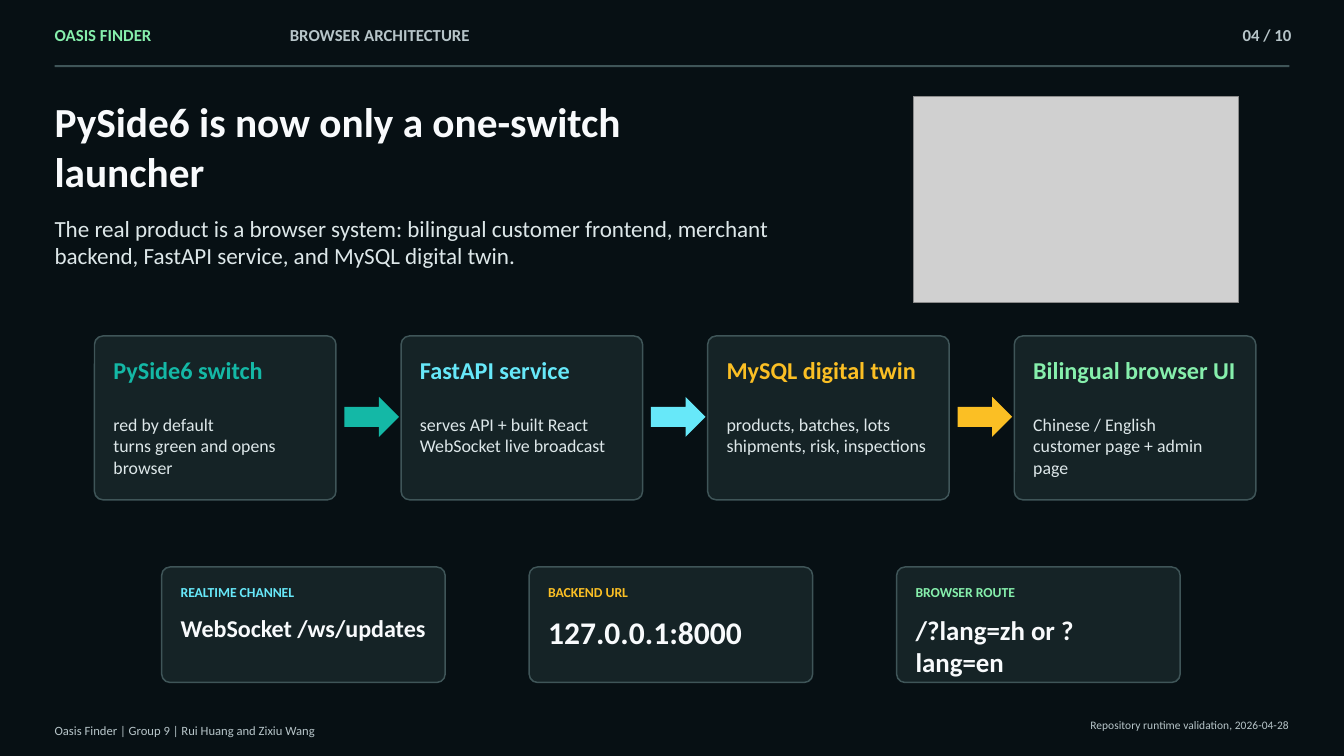
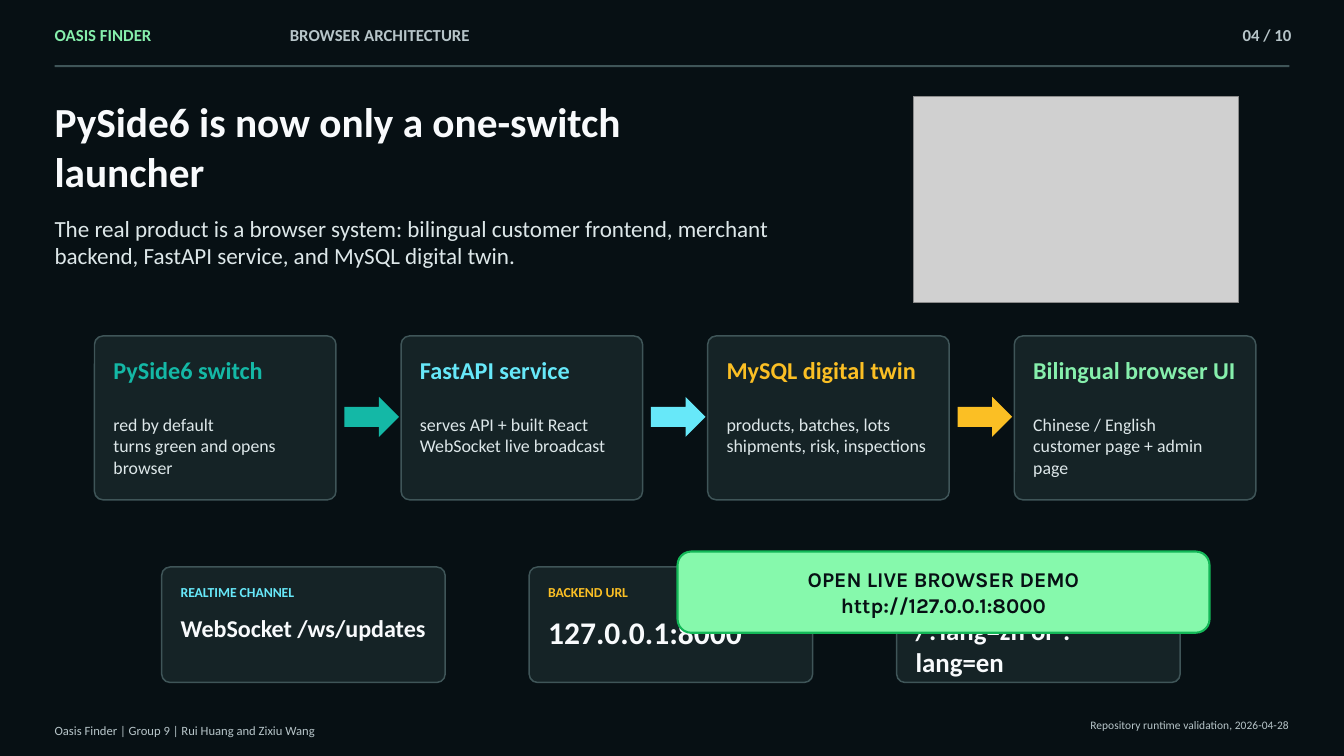
Before and after one commit to 3351666087/Oasis-Finder, a slide deck: slide 4 of outputs/oasis-finder-group9-ent105tc-bilingual-v4/output.pptx. Drawn at 1344x756 pixels with LibreOffice and Linux fonts; fonts in the diff are those of the drawing; grey boxes stand for pictures. Boxes give left, top, right and bottom in pixels: in the first picture for what was removed or moved away, otherwise in the second. Text is boxed around its words. In the diff, an @@ line names an element or a change of style, - is before the commit and + after.

```diff
--- a/outputs/oasis-finder-group9-ent105tc-bilingual-v4/output.pptx
+++ b/outputs/oasis-finder-group9-ent105tc-bilingual-v4/output.pptx
@@ rounded rectangle added at [678,552,1210,633], fill #86F9AC, outline #14B858 1.5 pt, 15 pt, text #071014, bold @@
+OPEN LIVE BROWSER DEMO
+http://127.0.0.1:8000
@@ text removed at [916,588,1015,597] @@
-BROWSER ROUTE
```
Also in this commit, not shown: 3 other slides changed, 1 slide added, 1 slide removed, 7 other files.
